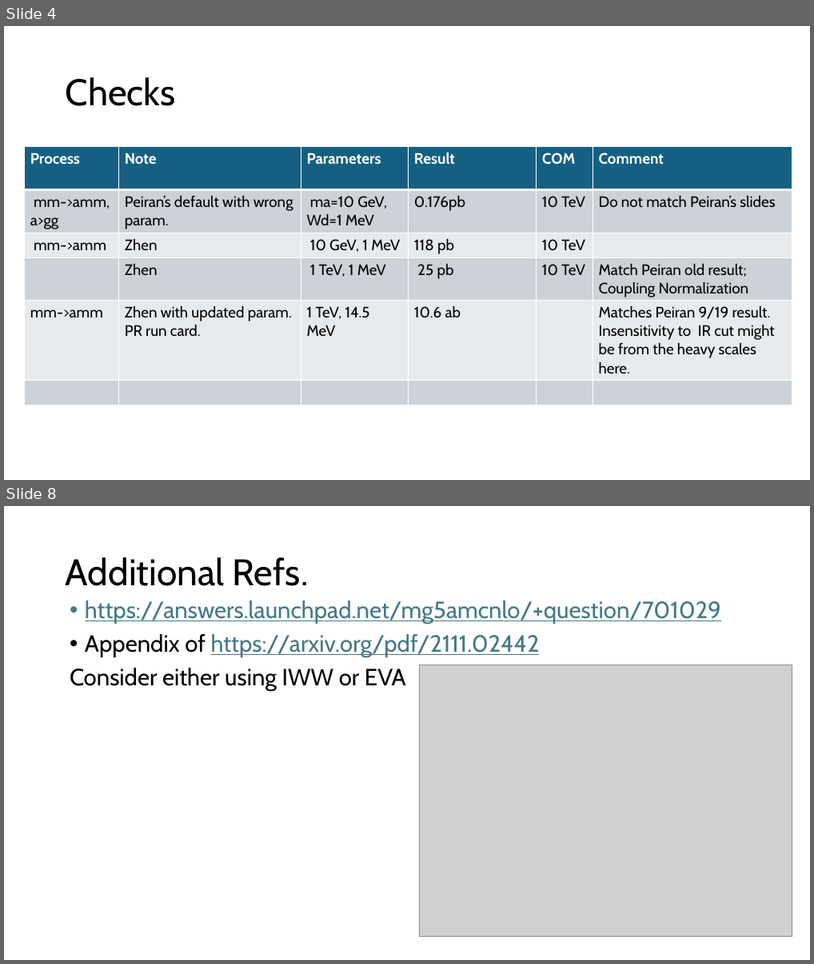
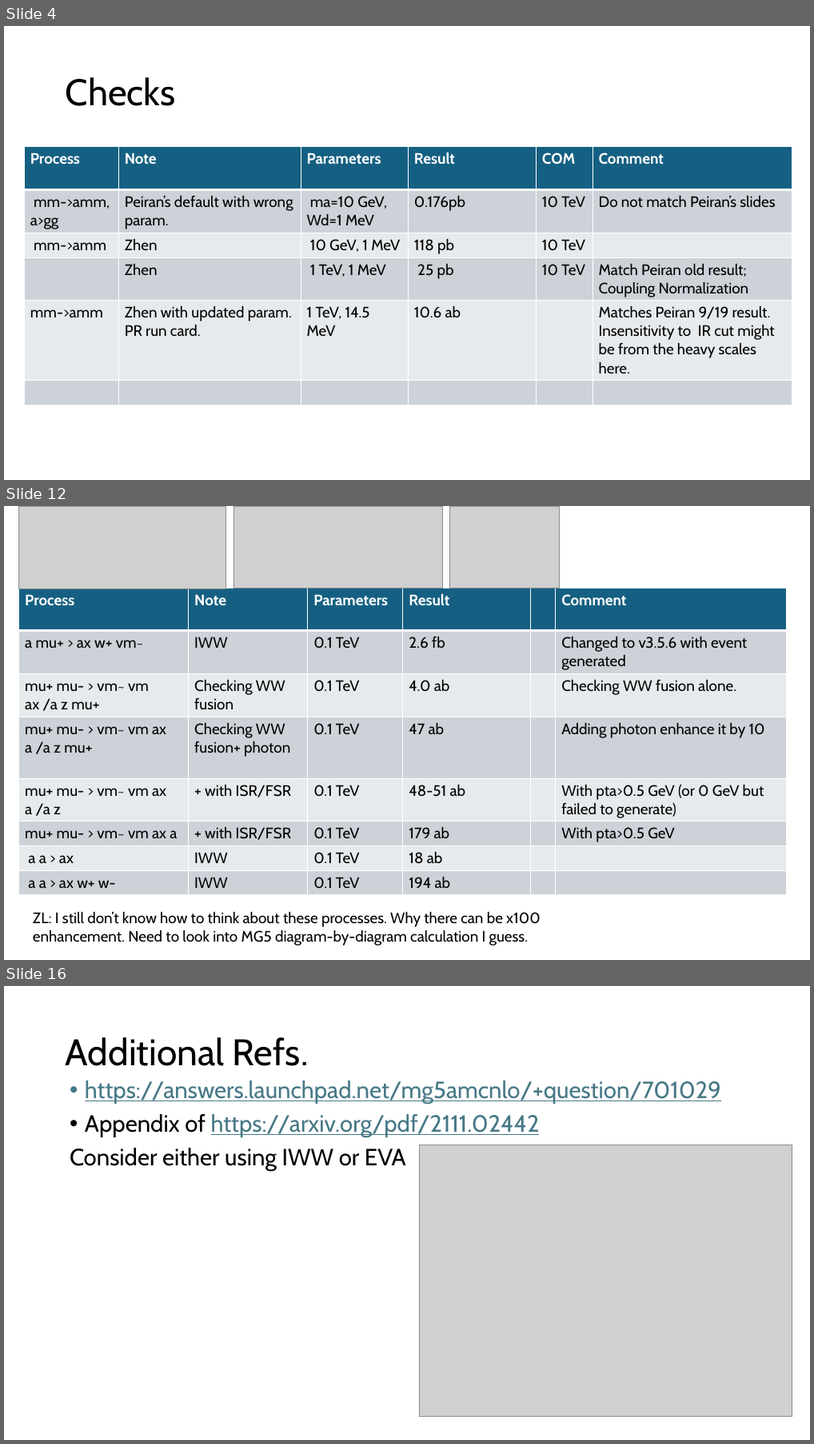
Before and after one commit to ZhenLiuPhys/AxionMuC, a slide deck: Slides/ZL_note_productions.pptx. Shown one above the other, each under a label of ours: slides 4 and 8 before the commit, slides 4, 12 and 16 after it; the slides between them are not shown. The pictures are 814x964 and 814x1444 pixels, drawn with LibreOffice and Linux fonts; fonts in the diff are those of the drawing; grey boxes stand for pictures. Boxes give left, top, right and bottom in pixels: in the first picture for what was removed or moved away, otherwise in the second. Text is boxed around its words. In the diff, an @@ line names an element or a change of style, - is before the commit and + after.

Commit message:
calculation update

```diff
--- a/Slides/ZL_note_productions.pptx
+++ b/Slides/ZL_note_productions.pptx
@@ slide 12 added at (4, 506, 810, 960), background #FFFFFF @@
@@ picture added at (19, 507, 226, 588) @@
@@ picture added at (234, 507, 442, 588) @@
@@ picture added at (450, 506, 560, 588) @@
@@ table added at (19, 588, 787, 892), 8 rows, 6 columns @@
+Process | Note | Parameters | Result |  | Comment
+a mu+ > ax w+ vm~ | IWW | 0.1 TeV | 2.6 fb |  | Changed to v3.5.6 with event generated
+mu+ mu- > vm~ vm ax /a z mu+ | Checking WW fusion | 0.1 TeV | 4.0 ab |  | Checking WW fusion alone.
+mu+ mu- > vm~ vm ax a /a z mu+ | Checking WW fusion+ photon | 0.1 TeV | 47 ab |  | Adding photon enhance it by 10
+mu+ mu- > vm~ vm ax a /a z | + with ISR/FSR | 0.1 TeV | 48-51 ab |  | With pta>0.5 GeV (or 0 GeV but failed to generate)
+mu+ mu- > vm~ vm ax a | + with ISR/FSR | 0.1 TeV | 179 ab |  | With pta>0.5 GeV
+a a > ax | IWW | 0.1 TeV | 18 ab |  | 
+a a > ax w+ w- | IWW | 0.1 TeV | 194 ab |  | 
@@ text added at (33, 911, 541, 945), 18 pt, text #000000 @@
+ZL: I still don’t know how to think about these processes. Why there can be x100 enhancement. Need to look into MG5 diagram-by-diagram calculation I guess.
@@ what was slide 8 is now slide 16 @@
```
Also in this commit, not shown: 1 slide changed, 10 other slides added.
